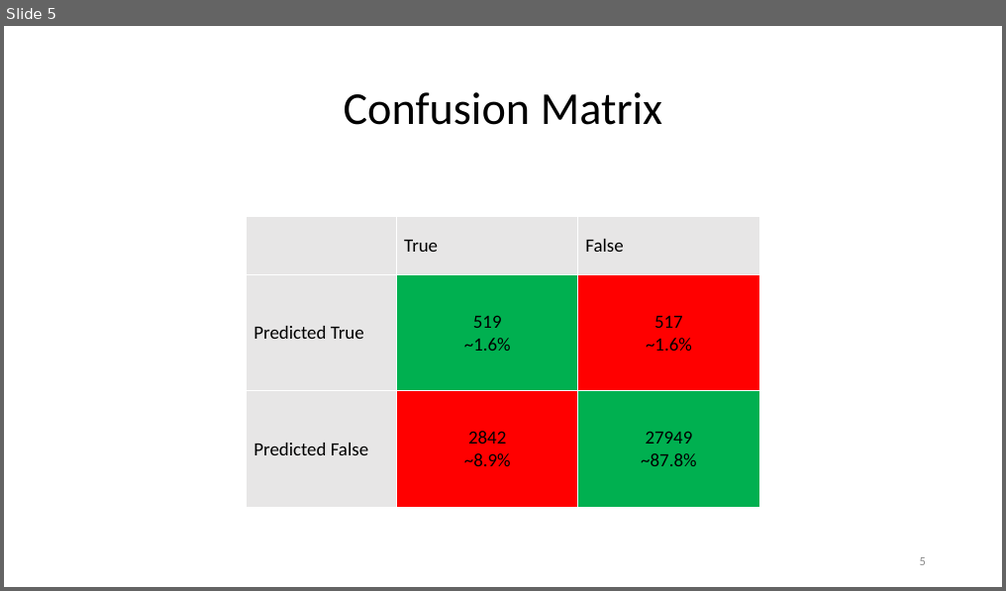
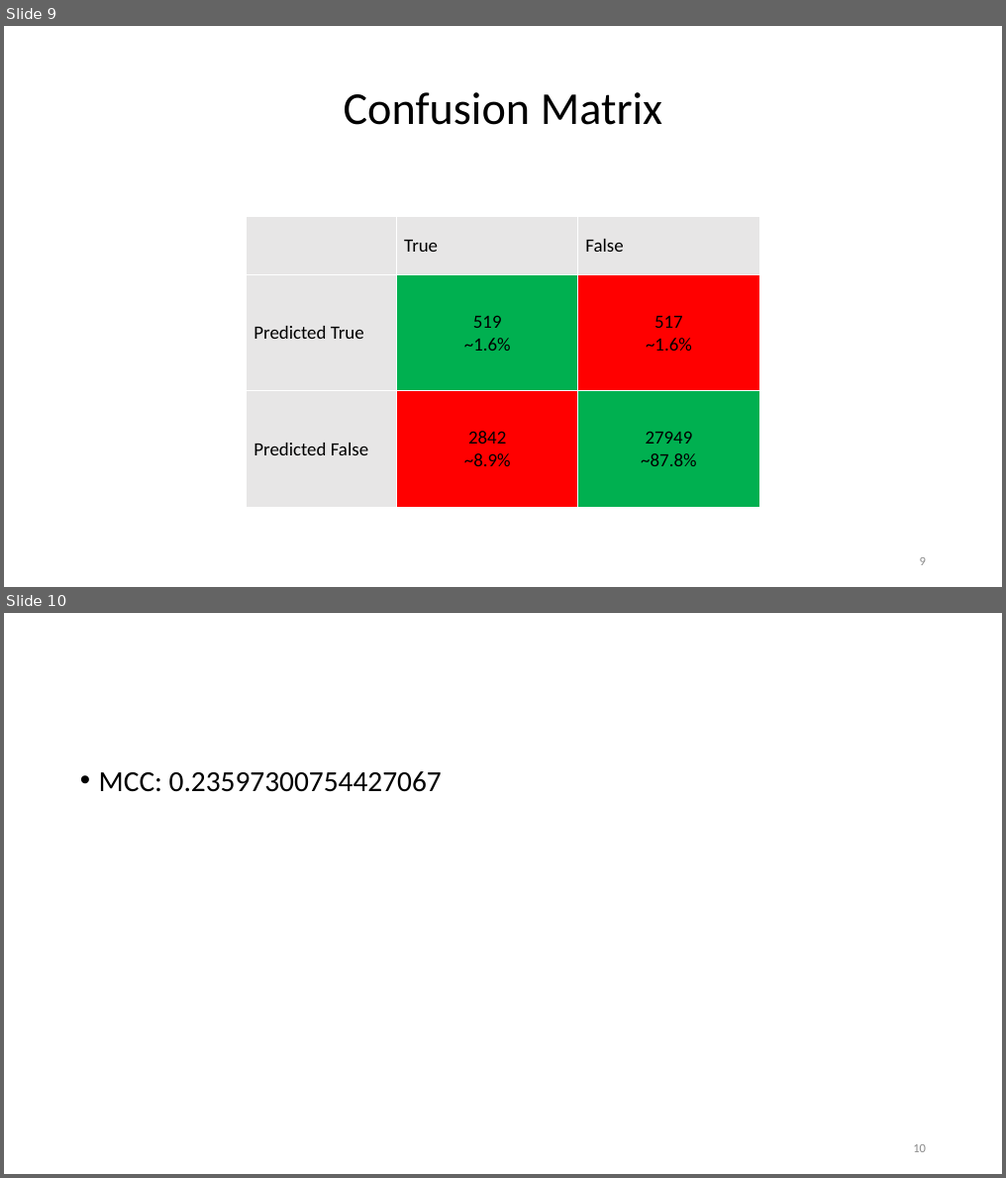
Before and after one commit to paulhager/ProteinPrediction1, a slide deck: BLOSUM_scorescompared to single SNAP scores.pptx. Shown one above the other, each under a label of ours: slide 5 before the commit, slides 9 and 10 after it. The pictures are 1006x591 and 1006x1178 pixels, drawn with LibreOffice and Linux fonts; fonts in the diff are those of the drawing; background and template pictures are left out. Boxes give left, top, right and bottom in pixels: in the first picture for what was removed or moved away, otherwise in the second. Text is boxed around its words. In the diff, an @@ line names an element or a change of style, - is before the commit and + after.

```diff
--- a/BLOSUM_scorescompared to single SNAP scores.pptx
+++ b/BLOSUM_scorescompared to single SNAP scores.pptx
@@ slide 10 added at [4,613,1002,1174], background #FFFFFF @@
@@ text added at [99,771,442,792], 28 pt, text #000000 @@
+• MCC: 0.23597300754427067
@@ page number added at [913,1145,926,1153], 12 pt, text #8C8C8C @@
+10
@@ what was slide 5 is now slide 9 @@
```
Also in this commit, not shown: 1 slide changed, 5 other slides added, 1 slide removed.
